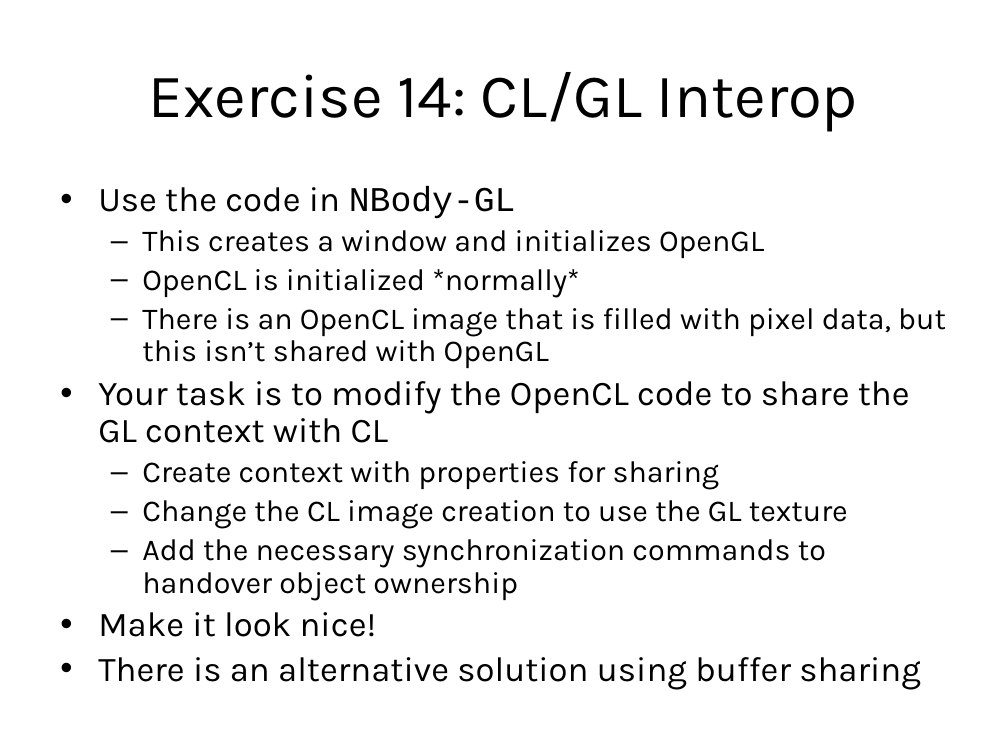
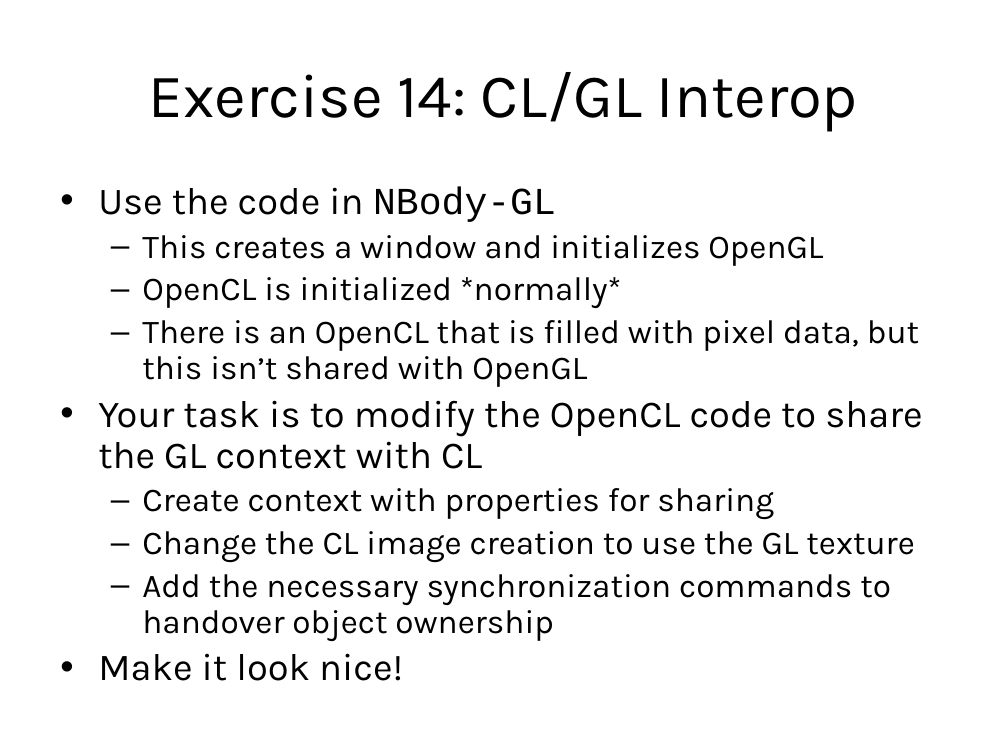
Before and after one commit to UoB-HPC/opencl-training-code, a slide deck: slide 134 of slides/intro_to_OpenCL_Feb_2015_part2.pptx (slide 136 before the commit). Drawn at 1008x756 pixels with LibreOffice and Linux fonts; fonts in the diff are those of the drawing. Boxes give left, top, right and bottom in pixels: in the first picture for what was removed or moved away, otherwise in the second. Text is boxed around its words. In the diff, an @@ line names an element or a change of style, - is before the commit and + after.

```diff
--- a/slides/intro_to_OpenCL_Feb_2015_part2.pptx
+++ b/slides/intro_to_OpenCL_Feb_2015_part2.pptx
@@ text at [98,187,922,681]: size 24.8 to 27.2 pt in "Use the code in NBody-GL", "Your task is to modify the OpenCL ...", "Make it look nice!"; size 21.7 to 23.8 pt in "This creates a window and initializes OpenGL", "OpenCL is initialized *normally*", "Create context with properties for sharing", "Change the CL image creation to use ..." and 1 more places @@
@@ text at [142,320,919,387]: text changed; size 21.7 to 23.8 pt @@
-  – There is an OpenCL image that is filled with pixel data, but this isn’t shared with OpenGL
+  – There is an OpenCL that is filled with pixel data, but this isn’t shared with OpenGL
@@ text at [98,657,921,689]: paragraph removed @@
-• There is an alternative solution using buffer sharing
```
Also in this commit, not shown: 9 other slides changed, 2 slides removed, 2 other files.
